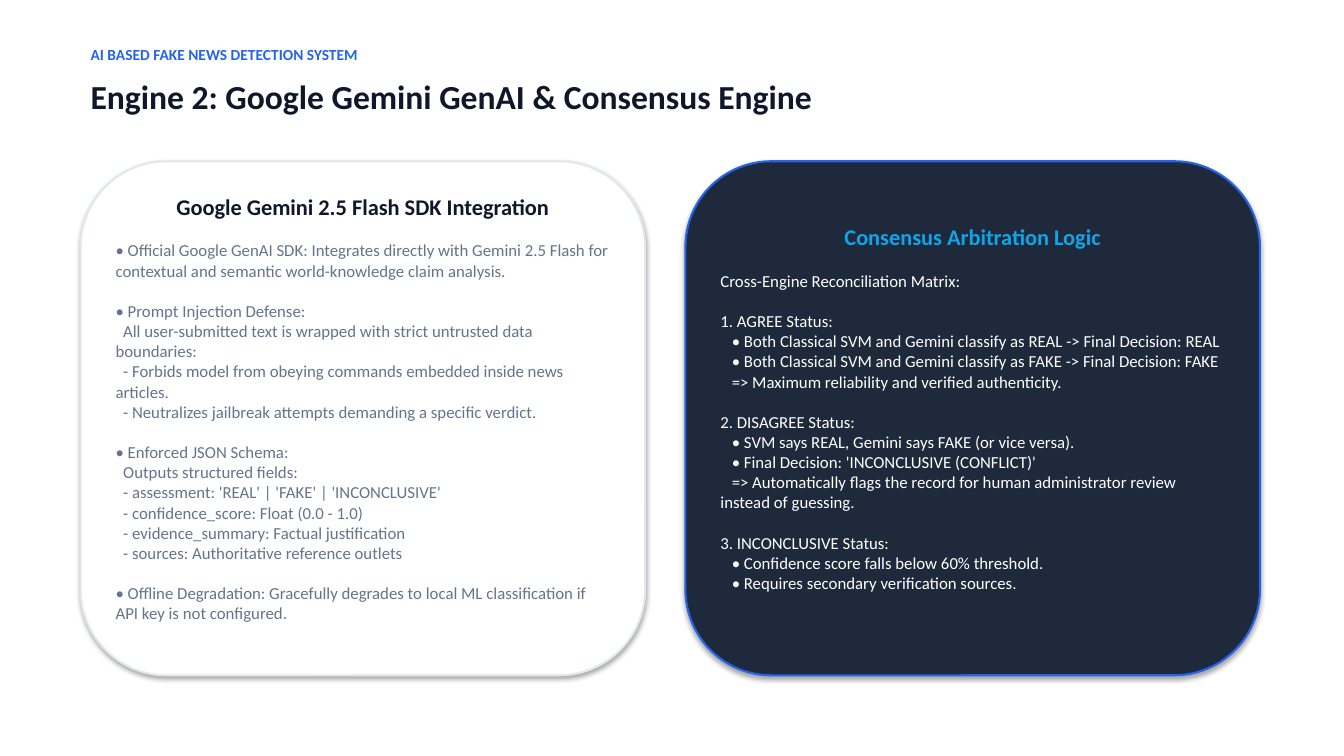
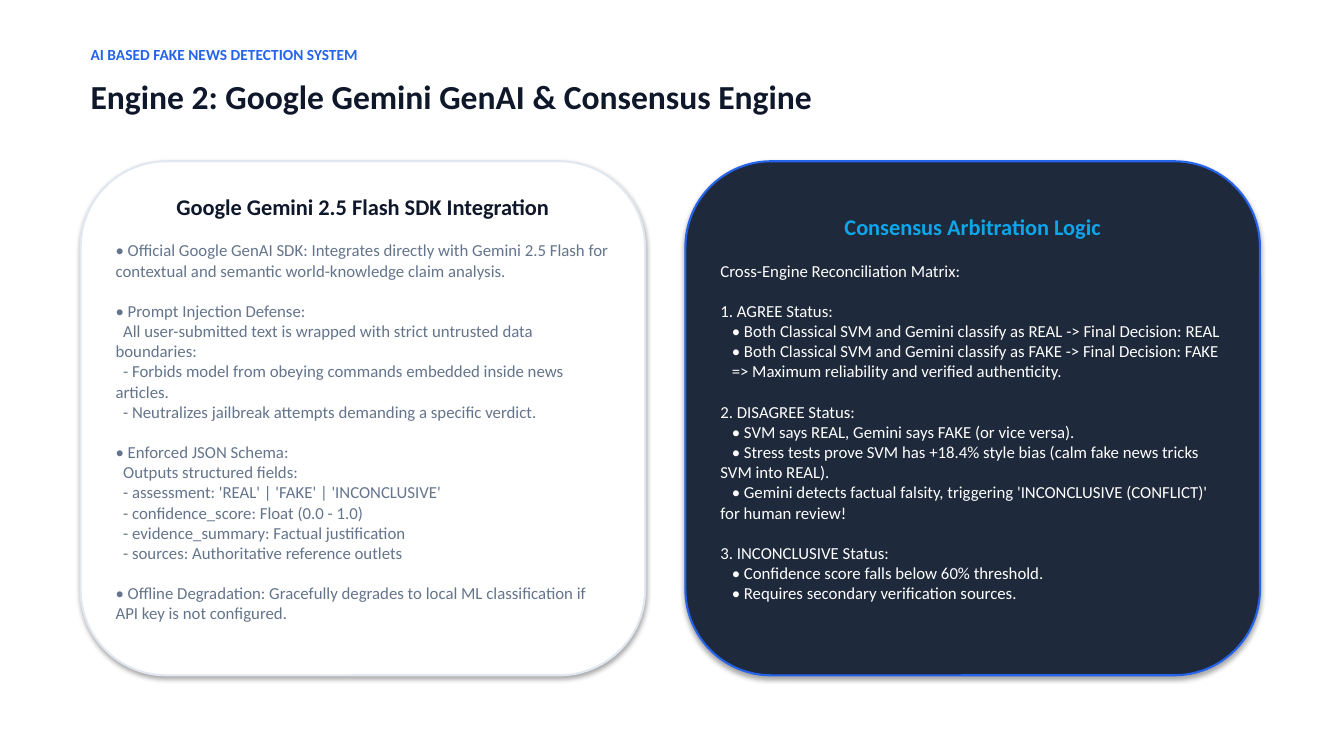
Before and after one commit to YUVRAJ007137/Fake-news-detector, a slide deck: slide 7 of Fake_News_Detection_Presentation.pptx. Drawn at 1344x756 pixels with LibreOffice and Linux fonts; fonts in the diff are those of the drawing. Boxes give left, top, right and bottom in pixels: in the first picture for what was removed or moved away, otherwise in the second. Text is boxed around its words. In the diff, an @@ line names an element or a change of style, - is before the commit and + after.

Commit message:
Add Phase 5: Adversarial Counterfactual Robustness Benchmark & Style-Bias Stress Test suite, validating Dual-Engine Architecture

```diff
--- a/Fake_News_Detection_Presentation.pptx
+++ b/Fake_News_Detection_Presentation.pptx
@@ text in rounded rectangle at bbox=[720, 265, 1220, 602]: text changed @@
-Cross-Engine Reconciliation Matrix:
-1. AGREE Status:
-• Both Classical SVM and Gemini classify as REAL -> Final Decision: REAL
-• Both Classical SVM and Gemini classify as FAKE -> Final Decision: FAKE
-=> Maximum reliability and verified authenticity.
-2. DISAGREE Status:
-• SVM says REAL, Gemini says FAKE (or vice versa).
-• Final Decision: 'INCONCLUSIVE (CONFLICT)'
-=> Automatically flags the record for human administrator review instead of guessing.
-3. INCONCLUSIVE Status:
-• Confidence score falls below 60% threshold.
-• Requires secondary verification sources.
+Cross-Engine Reconciliation Matrix:
+1. AGREE Status:
+• Both Classical SVM and Gemini classify as REAL -> Final Decision: REAL
+• Both Classical SVM and Gemini classify as FAKE -> Final Decision: FAKE
+=> Maximum reliability and verified authenticity.
+2. DISAGREE Status:
+• SVM says REAL, Gemini says FAKE (or vice versa).
+• Stress tests prove SVM has +18.4% style bias (calm fake news tricks SVM into REAL).
+• Gemini detects factual falsity, triggering 'INCONCLUSIVE (CONFLICT)' for human review!
+3. INCONCLUSIVE Status:
+• Confidence score falls below 60% threshold.
+• Requires secondary verification sources.
```
Also in this commit, not shown: 10 other files.
